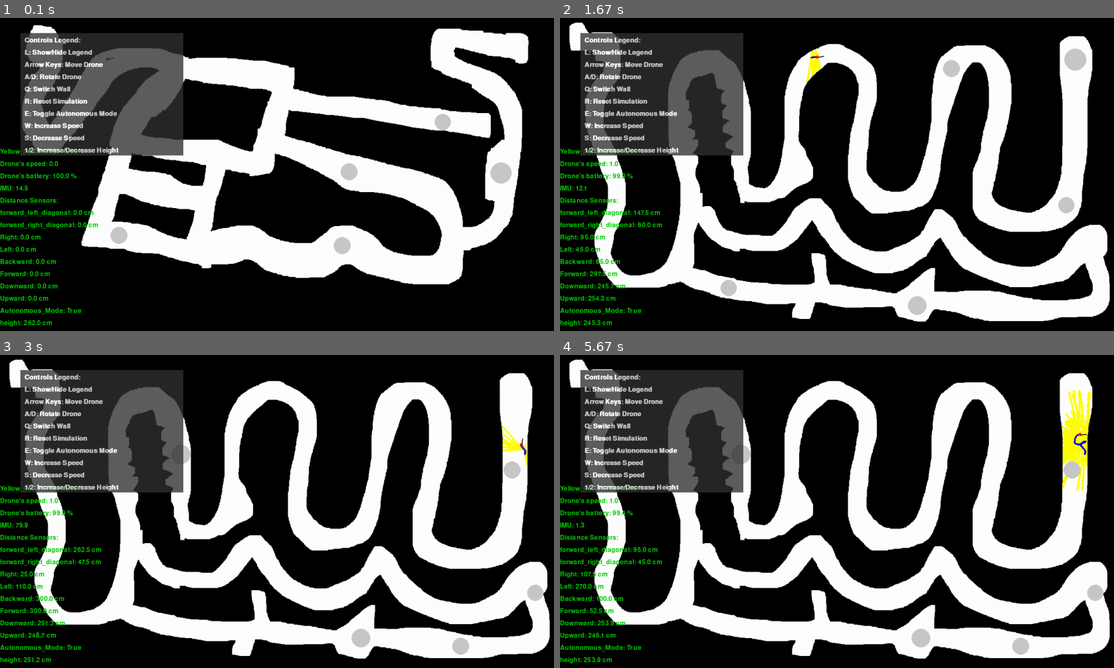
Above: before the commit, frames 1-4 (two rows, left to right).
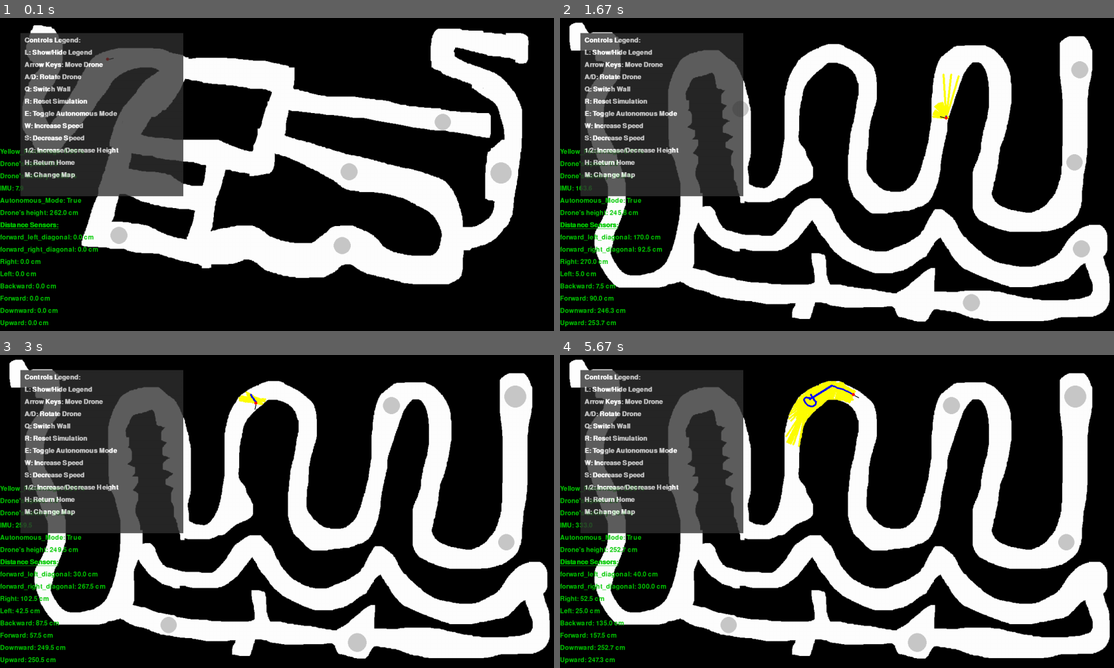
Above: after the commit, the same moments.

Repository: Raz-Saad/Autonomous_Robotics_Final_Project
Game: pygame game, started from src/Main_Pygame.py
The game is run twice, just before and just after one commit, with the same random seed, the same clock (stepped at 60 frames per second) and the same inputs.
Inputs:
- Up to frame 1 (0.1 s): no input
- Up to frame 2 (1.67 s): tap one key every 0.33 s from 0.33 s: D 1 Q M
- Up to frame 3 (3 s): tap Q at 1.67 s; hold Up 2.5-2.97 s; hold W 2.5-2.97 s; tap 1 at 2.65 s
- Up to frame 4 (5.67 s): hold Right 3-3.47 s; hold D 3-3.47 s; hold Left 3.5-4.03 s; hold A 3.5-4.03 s; hold Left 4.07-4.37 s; hold A 4.07-4.37 s; tap 1 at 4.22 s; hold Left 4.4-4.8 s; hold A 4.4-4.8 s; hold Up 4.83-5.2 s; hold W 4.83-5.2 s

The runs differ from the first frame. In frame 1, 5.4% of the frame differs, in the area x 0-34%, y 12-99%; in frame 2, 7.1%; in frame 3, 7.0%; in frame 4, 8.5%, in the area x 0-99%, y 8-99%.

Commit message:
Went over TODOS , updated legend and gui , updated PID values

Diff:
--- a/src/DistanceSensor.py
+++ b/src/DistanceSensor.py
@@ -4,18 +4,17 @@
     def __init__(self, sensor_direction, distance=0):
         self.distance = distance  # the distance from an obstacle
         self.direction = sensor_direction  # forward, backward, left, right , forward_right_diagonal , forward_left_diagonal
-        self.max_range = 120
+        self.max_range = 120 #120 px * 2.5 = 3 meters
 
     # update the current distance from an obstacle using the map and drone's position
     def update_values(self, map_matrix, location_on_map, drone_radius, drone_orientation):
-        max_range = 120  # 3 meters in pixels (3 meters / 0.025 meters per pixel)
         directions = {
             "forward": 0,
             "backward": 180,
             "leftward": 270,
             "rightward": 90,
-            "forward_right_diagonal": 30,
-            "forward_left_diagonal": 330
+            "forward_right_diagonal": 40,
+            "forward_left_diagonal": 320
         }
 
         dx = math.cos(math.radians(drone_orientation + directions[self.direction]))  # defind the x direction relatively to the drone's angle
@@ -25,7 +24,7 @@
         sensor_x = drone_x - drone_radius if dx < 0 else drone_x + drone_radius
         sensor_y = drone_y - drone_radius if dy < 0 else drone_y + drone_radius
 
-        for dist in range(1, max_range + 1):
+        for dist in range(1, self.max_range + 1):
             nx, ny = int(sensor_x + dx * dist), int(sensor_y + dy * dist)
             # checking if found an obstacle
             if nx < 0 or nx >= len(map_matrix[0]) or ny < 0 or ny >= len(map_matrix):
@@ -34,4 +33,4 @@
             if map_matrix[ny][nx] == 1:
                 self.distance = dist * 2.5  # Distance in cm
                 return
-        self.distance = max_range * 2.5  # If no obstacle is found within range
+        self.distance = self.max_range * 2.5  # If no obstacle is found within range
--- a/src/DistanceSensorHeight.py
+++ b/src/DistanceSensorHeight.py
@@ -1,4 +1,3 @@
-import math
 
 class DistanceSensorheight:
     def __init__(self, sensor_direction, distance=0):
--- a/src/Drone.py
+++ b/src/Drone.py
@@ -19,19 +19,15 @@
         self.leftward_distance_sensor = DistanceSensor("leftward")
         self.rightward_distance_sensor = DistanceSensor("rightward")
 
-        #   TODO: RAZ'S IDEA - BLIT NON-VISABLE FLOOR AND CEILING ONTO THE MAP SO WE CAN KNOW THE HEIGHT
-        # because our map is 2d, we need a different kind of calculation of the up/down sensors:
         self.up_distance_sensor = DistanceSensorheight("up")
         self.down_distance_sensor = DistanceSensorheight("down")
         self.height_pid_controller = PIDController(0.008, 0, 0.0045, 5)  # PID controller for height - we wish to be (for example) 3 meters above the floor
         self.desired_floor_distance = 100 # 100 px * 2.5 = 2.5 meters
 
         self.orientation_sensor = IMU() #the drone's angle, the drone is looking rightward, beginning at 0
-        self.pid_controller = PIDController(0.066, 0, 0.04, 5) #PIDController(0.068, 0, 0.04, 5)
-        self.forward_pid_controller = PIDController(1.6,0, 0.03, 5)
-        self.narrow_pid_controller = PIDController(0.03,0, 0.03, 5)
-
-
+        self.pid_controller = PIDController(0.07, 0, 0.04, 4.5)
+        self.forward_pid_controller = PIDController(0.9,0, 0.015, 4.5)
+        self.narrow_pid_controller = PIDController(0.03,0, 0.03, 4.5)
 
         self.initial_desired_wall_distance = 25 # Desired distance from the wall in cm
         self.desired_wall_distance = self.initial_desired_wall_distance # Desired distance from the wall in cm
@@ -153,17 +149,15 @@
 
         # Calculate the error from the desired wall distance
         if not self.is_hugging_right: #self.leftward_distance_sensor.distance < 35:  # Detect the wall on the left side
-            error = -1.2 *(self.leftward_distance_sensor.distance - self.desired_wall_distance)
+            error = -0.62 *(self.leftward_distance_sensor.distance - self.desired_wall_distance)
         else:
-            error = 1.2 * (self.rightward_distance_sensor.distance - self.desired_wall_distance)
-
-        turnning_direction = -1 if self.is_hugging_right else 1
+            error = 0.62* (self.rightward_distance_sensor.distance - self.desired_wall_distance)
+
         # Calculate the left / right wall hugging correction using the PID controller
         overall_correction = self.pid_controller.update(error, dt)
 
         # Calculate the correction for case the drone's front is getting too close to a wall
-        #TODO: CHECK WHAT IS THE OPTIMAL DANGER DISTANCE
-        front_danger_distance = 40 *self.optical_flow_sensor.get_current_speed()
+        front_danger_distance = 50 * self.optical_flow_sensor.get_current_speed()
         if(self.forward_distance_sensor.distance >= front_danger_distance):
             forward_distance_error = 0
         else:
@@ -183,6 +177,7 @@
 
         narrow_correction = self.narrow_pid_controller.update(narrow_path_error , dt)
 
+        turnning_direction = -2 if self.is_hugging_right else 2
         #Sum up the corrections for the wall hugging and the drone's front error correction
         overall_correction +=  (forward_correction * turnning_direction) + narrow_correction
 
@@ -434,7 +429,6 @@
         return path
 
     def drone_about_to_touch_wall(self):
-        drone_speed = self.optical_flow_sensor.get_current_speed()
         return ((self.forward_distance_sensor.distance < 22.5)
                 or (self.rightward_distance_sensor.distance < 7.5)
                 or (self.leftward_distance_sensor.distance < 7.5)
--- a/src/Main_Pygame.py
+++ b/src/Main_Pygame.py
@@ -31,8 +31,6 @@
         self.load_map(self.map_paths[self.current_map_index])
 
         self.sensor_texts = {
-            "Height": "height: 0 cm",
-            "Autonomous_Mode": "Autonomous Mode: True",
             "upward": "Upward: 0 cm",
             "downward": "Downward: 0 cm",
             "forward": "Forward: 0 cm",
@@ -42,6 +40,8 @@
             "forward_right_diagonal":"forward_right_diagonal: 0 cm" ,
             "forward_left_diagonal": "forward_left_diagonal: 0 cm",
             "Distance_Sensors": "Distance Sensors:",
+            "Height": "Drone's height: 0 cm",
+            "Autonomous_Mode": "Autonomous Mode: True",
             "IMU": "IMU: 0",
             "Drone's battery": "0 %",
             "Drone's speed": "0",
@@ -59,7 +59,7 @@
         self.respawn_drone()
 
         self.amount_of_obstacles_to_spawn = 5
-        self.spawn_obstacles(self.amount_of_obstacles_to_spawn)  # Spawn 10 obstacles
+        self.spawn_obstacles(self.amount_of_obstacles_to_spawn)
 
         self.clock = pygame.time.Clock()
         self.game_over = False
@@ -116,19 +116,11 @@
                 self.adjust_drone_radius()
                 break
 
-    #TODO: WHAT DOES THIS FUNCTION DO? IT DOESNT UPDATE ANYTHING
-    # MAOR - update - I've added it to the run_simulation func, it now adjust the drone's
-    # distance from wall based on it's radius size deviation from height changes (very noticeable in the simulation).
-    # ctrl click the func to see the usage's location
-    # please delete the comment if all is good
+
     def update_drone_desired_wall_distance(self):
         deviation = self.calculate_drone_z_axis_deviation()
         self.drone.update_desired_wall_distance(deviation)
 
-    #TODO: WE NEED TO FIND ANOTHER CALCULATION THAT WHEN WE ARE AROUND 250CM HEGIHT ITS THE SAME RADIUS
-    # NOW EVERY 60CM THE DRONE GROWS, SO WHEN WE ARE LESS THAN 250 WE LOOK SMALLER AND THEN WE ARE AT 250 THE DRONE GETS BIGGER
-    # AND IT LOOKS WEIRD BECAUSE THERE IS NO OBSTECLE.
-    # MAOR - is this solved by epsilon_value? if so, delete the comment
     def calculate_drone_z_axis_deviation(self):
         z_epsilon_value = 17
         z_middle_value = (self.ceiling_level + self.floor_level) / 2
@@ -314,7 +306,7 @@
     def calculate_yellow_percentage(self):
         yellow_pixels_count = len(self.detected_yellow_pixels)
         percentage = (yellow_pixels_count / self.total_white_pixels) * 100
-        return percentage
+        return 100.0 if percentage > 100 else percentage
 
     def draw_legend_menu(self):
         # Define the legend text
@@ -331,12 +323,10 @@
             "1/2: Increase/Decrease Height",
             "H: Return Home",
             "M: Change Map"
-
-
         ]
 
         # Create a semi-transparent background for the legend
-        legend_surface = pygame.Surface((400, 300))
+        legend_surface = pygame.Surface((400, 400))
         legend_surface.set_alpha(200)  # Transparency
         legend_surface.fill((50, 50, 50))
 
@@ -456,8 +446,6 @@
             # Update the last key state
             self.last_key_state = keys
 
-
-
             # Check if it's time to update the sensors , we want to update 10 times per second
             current_time = pygame.time.get_ticks()
             if current_time - sensors_update_timer >= interval:
@@ -499,10 +487,6 @@
             # Blit the drone trail onto the screen
             for pos in self.drone_positions:
                 pygame.draw.circle(self.screen, (0, 0, 255), pos, 2)
-
-
-
-
 
             # Draw arrow on the drone indicating its direction
             angle_rad = math.radians(self.drone.orientation_sensor.drone_orientation)
@@ -526,7 +510,7 @@
             self.sensor_texts["Drone's speed"] = f"Drone's speed: {self.drone.optical_flow_sensor.get_current_speed():.1f}"
             self.sensor_texts["Yellow_Percentage"] = f"Yellow_Percentage: {yellow_percentage:.2f} %"
             self.sensor_texts["Autonomous_Mode"] = f"Autonomous_Mode: {is_autonomous}"
-            self.sensor_texts["Height"] = f"height: {self.drone.z_level *2.5:.1f} cm"
+            self.sensor_texts["Height"] = f"Drone's height: {self.drone.z_level *2.5:.1f} cm"
             self.sensor_texts["forward_right_diagonal"] = f"forward_right_diagonal: {self.drone.forward_right_diagonal_distance_sensor.distance:.1f} cm"
             self.sensor_texts["forward_left_diagonal"] = f"forward_left_diagonal: {self.drone.forward_left_diagonal_distance_sensor.distance:.1f} cm"
 
@@ -534,6 +518,12 @@
             font_size = 24
             font = pygame.font.SysFont(None, font_size)
             for i, (key, text) in enumerate(self.sensor_texts.items()):
+                if key == "Distance_Sensors":
+                    font.set_underline(True)
+                    font.set_bold(True)
+                else:
+                    font.set_underline(False)
+                    font.set_bold(False)
                 text_surface = font.render(text, True, (0, 204, 0))
                 self.screen.blit(text_surface, (0, self.map_height - 15 - i * 30))
 
